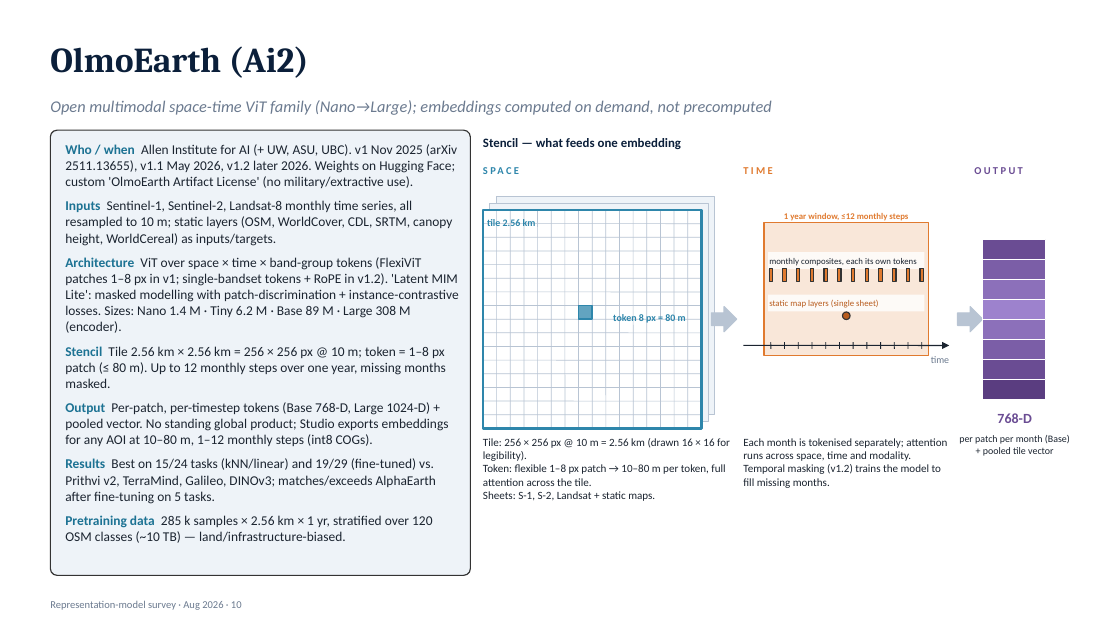
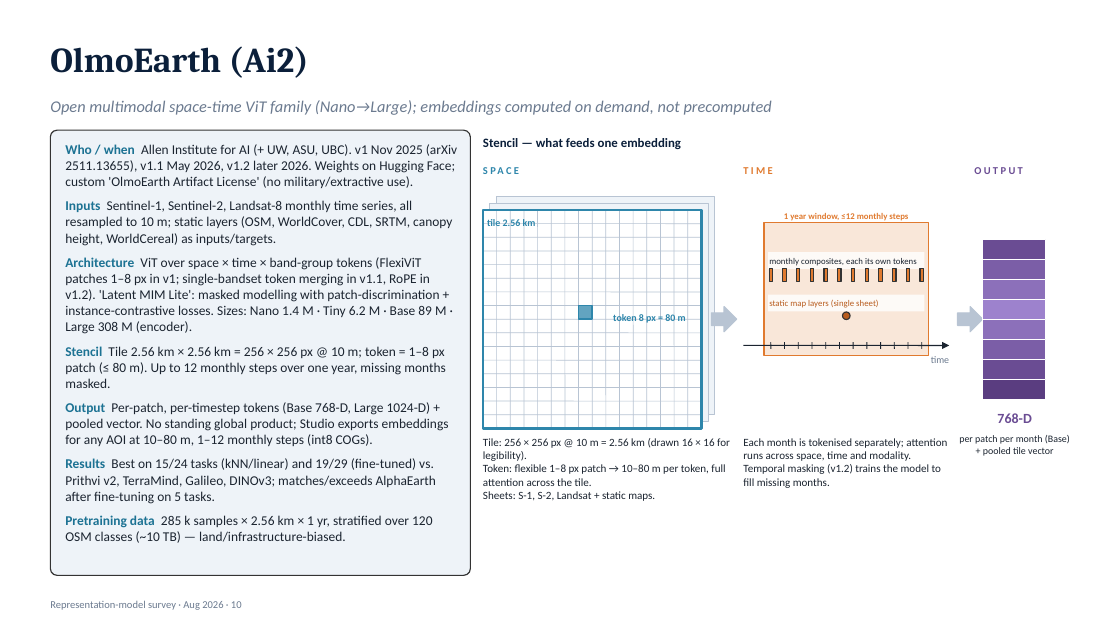
Before and after one commit to blauewelt/earth, a slide deck: slide 10 of ml/figures/geofm_survey/geospatial-representation-models.pptx. Drawn at 1120x630 pixels with LibreOffice and Linux fonts; fonts in the diff are those of the drawing. Boxes give left, top, right and bottom in pixels: in the first picture for what was removed or moved away, otherwise in the second. Text is boxed around its words. In the diff, an @@ line names an element or a change of style, - is before the commit and + after.

```diff
--- a/ml/figures/geofm_survey/geospatial-representation-models.pptx
+++ b/ml/figures/geofm_survey/geospatial-representation-models.pptx
@@ text at [65,257,446,334]: text changed @@
-Architecture ViT over space × time × band-group tokens (FlexiViT patches 1–8 px in v1; single-bandset tokens + RoPE in v1.2). 'Latent MIM Lite': masked modelling with patch-discrimination + instance-contrastive losses. Sizes: Nano 1.4 M · Tiny 6.2 M · Base 89 M · Large 308 M (encoder).
+Architecture ViT over space × time × band-group tokens (FlexiViT patches 1–8 px in v1; single-bandset token merging in v1.1, RoPE in v1.2). 'Latent MIM Lite': masked modelling with patch-discrimination + instance-contrastive losses. Sizes: Nano 1.4 M · Tiny 6.2 M · Base 89 M · Large 308 M (encoder).
```
Also in this commit, not shown: 17 other slides changed, 4 other files.
